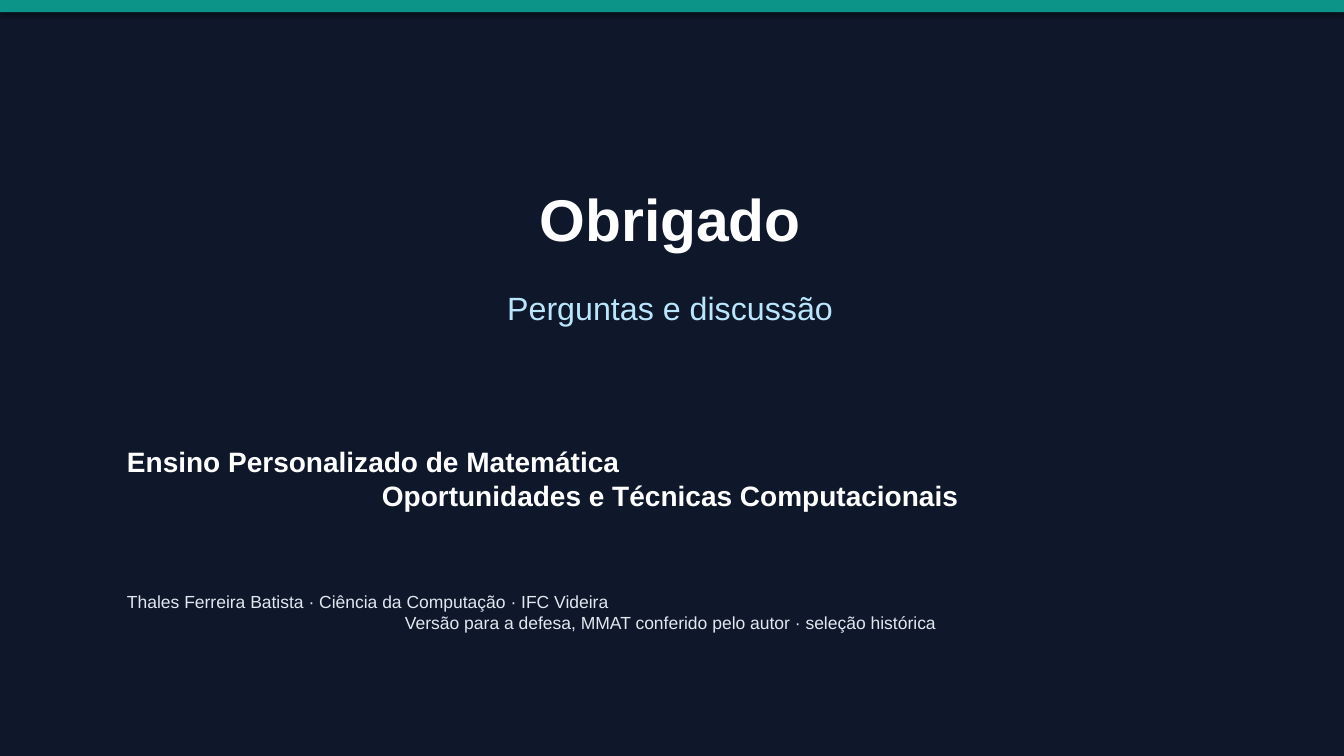
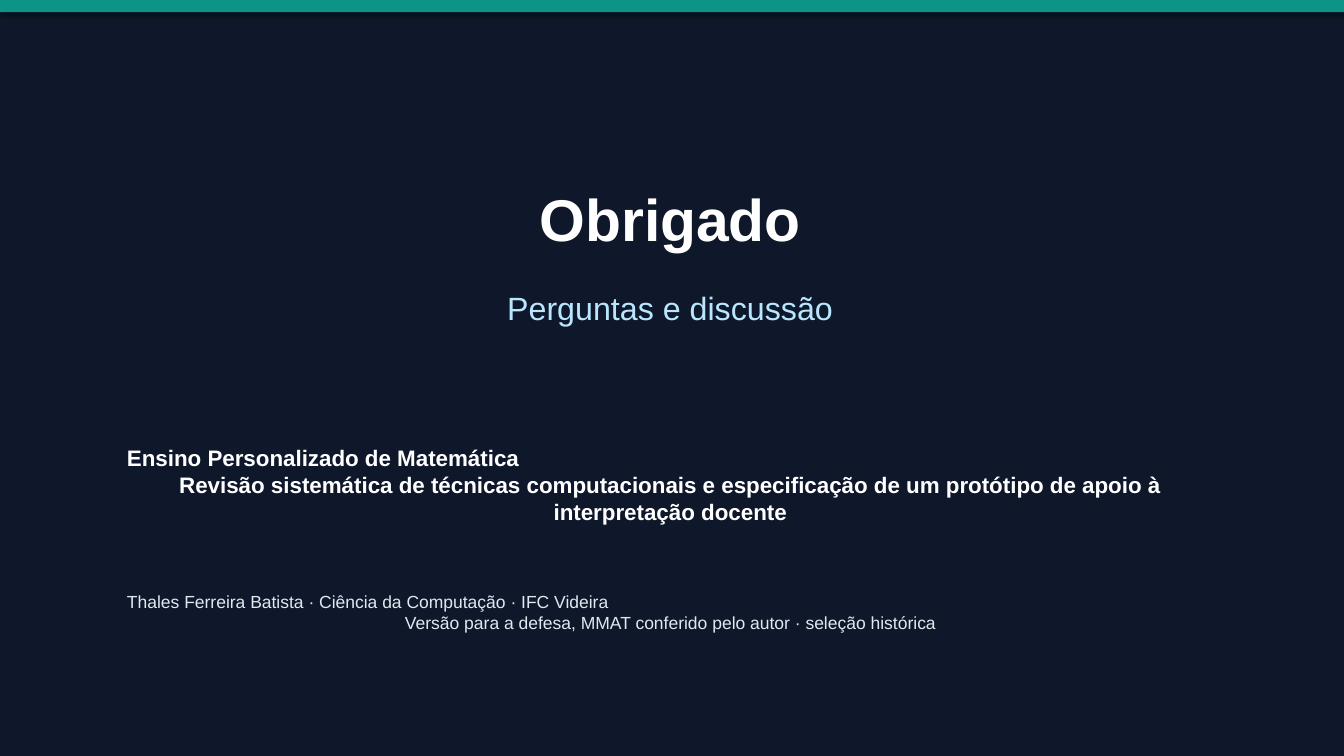
Before and after one commit to thalesfb/ccw, a slide deck: slide 19 of results/tcc/presentation/ensino_personalizado_de_matematica_tcc.pptx. Drawn at 1344x756 pixels with LibreOffice and Linux fonts; fonts in the diff are those of the drawing. Boxes give left, top, right and bottom in pixels: in the first picture for what was removed or moved away, otherwise in the second. Text is boxed around its words. In the diff, an @@ line names an element or a change of style, - is before the commit and + after.

```diff
--- a/results/tcc/presentation/ensino_personalizado_de_matematica_tcc.pptx
+++ b/results/tcc/presentation/ensino_personalizado_de_matematica_tcc.pptx
@@ text at [127,449,1160,525]: text changed; size 20 to 16 pt @@
-Ensino Personalizado de Matemática
-Oportunidades e Técnicas Computacionais
+Ensino Personalizado de Matemática
+Revisão sistemática de técnicas computacionais e especificação de um protótipo de apoio à interpretação docente
```
Also in this commit, not shown: 1 other slide changed, 33 other files.
